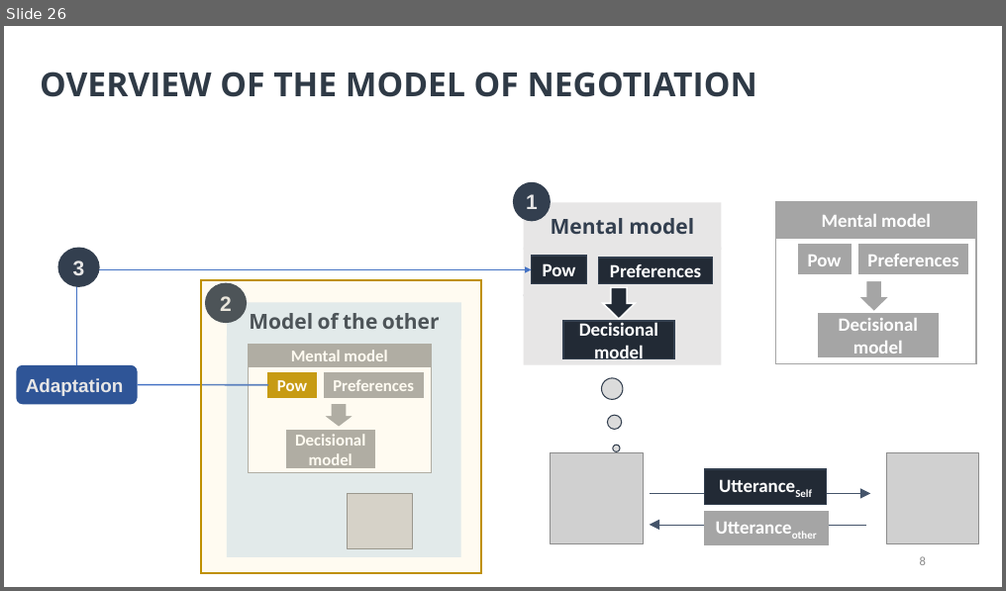
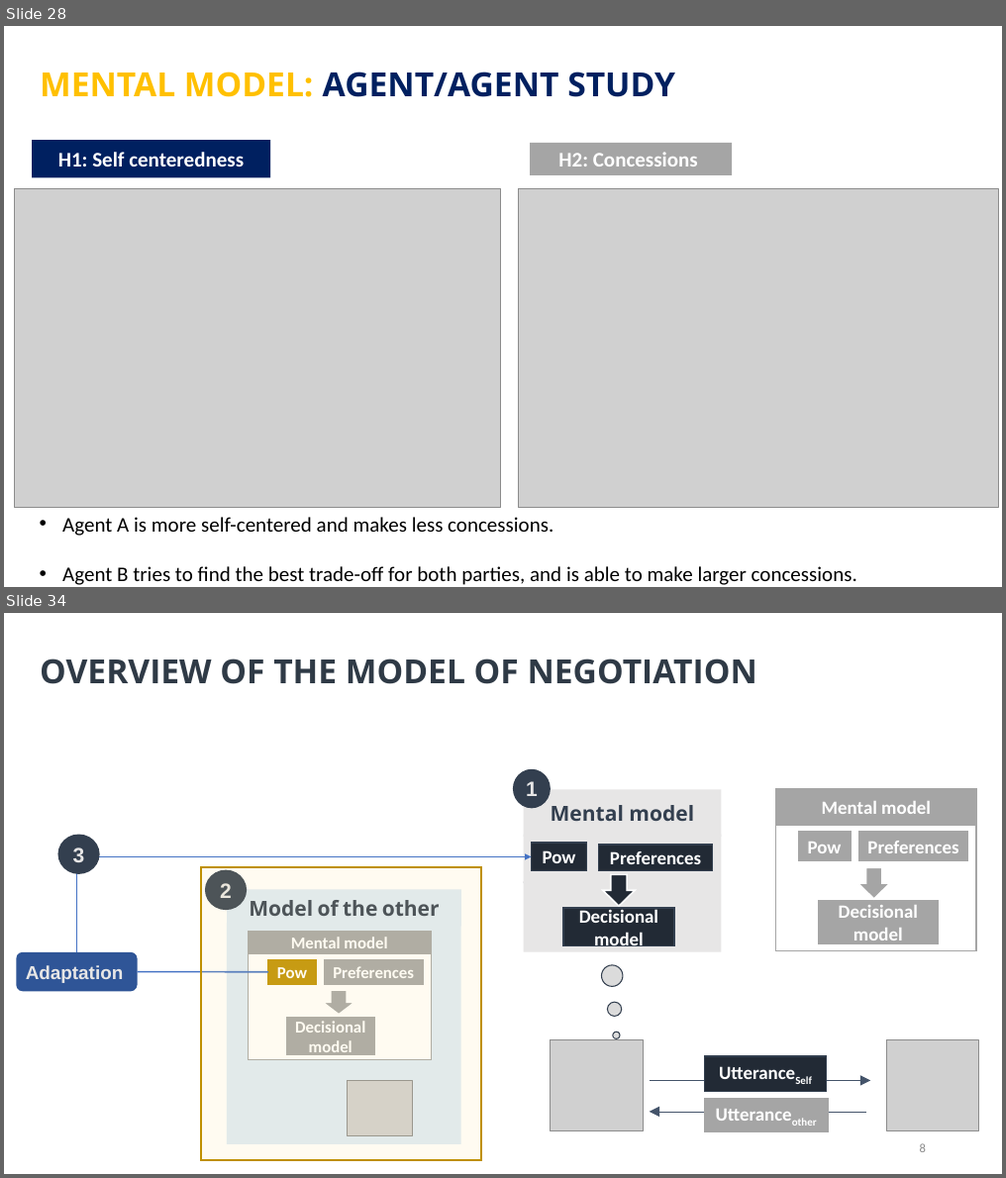
Before and after one commit to Olydia/Discolog, a slide deck: thesis_v2/presentation/thses.pptx. Shown one above the other, each under a label of ours: slide 26 before the commit, slides 28 and 34 after it; the slides between them are not shown. The pictures are 1006x591 and 1006x1178 pixels, drawn with LibreOffice and Linux fonts; fonts in the diff are those of the drawing; grey boxes stand for pictures. Boxes give left, top, right and bottom in pixels: in the first picture for what was removed or moved away, otherwise in the second. Text is boxed around its words. In the diff, an @@ line names an element or a change of style, - is before the commit and + after.

```diff
--- a/thesis_v2/presentation/thses.pptx
+++ b/thesis_v2/presentation/thses.pptx
@@ slide 28 added at [4, 26, 1002, 587], background #FFFFFF @@
@@ text added at [40, 72, 675, 97], 32 pt, text #002060, bold @@
+MENTAL MODEL: AGENT/AGENT STUDY
@@ rectangle added at [32, 140, 270, 177], fill #002060, 20 pt, text #FFFFFF, bold @@
+H1: Self centeredness
@@ rectangle added at [530, 143, 732, 175], fill #A5A5A5, 20 pt, text #FFFFFF, bold @@
+H2: Concessions
@@ picture added at [15, 188, 501, 507] @@
@@ picture added at [519, 188, 999, 507] @@
@@ text added at [62, 517, 857, 585], 20 pt, text #000000 @@
+• Agent A is more self-centered and makes less concessions.
+• Agent B tries to find the best trade-off for both parties, and is able to make larger concessions.
@@ what was slide 26 is now slide 34 @@
```
Also in this commit, not shown: 17 slides changed, 8 other slides added, 1 slide removed.
